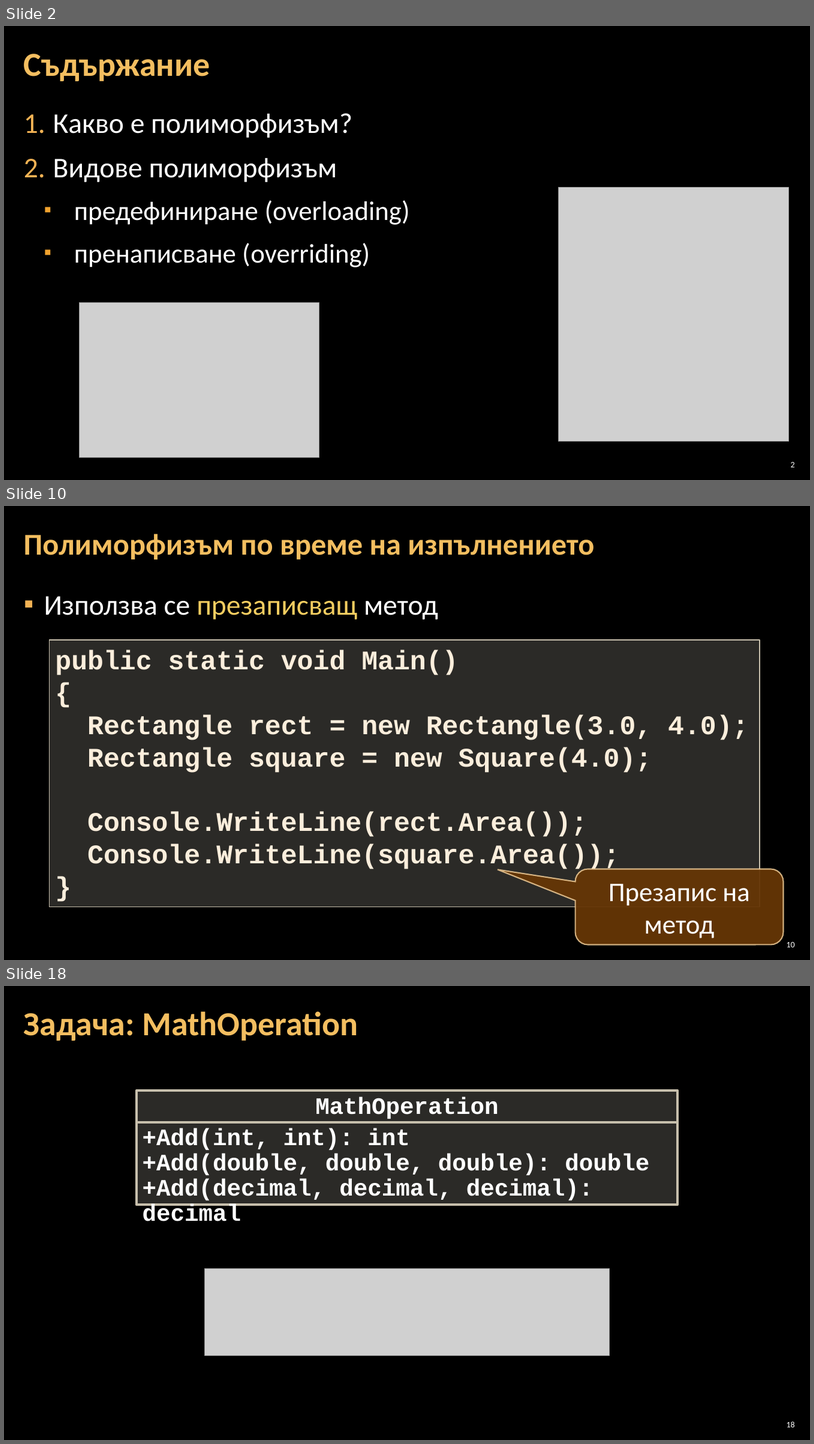
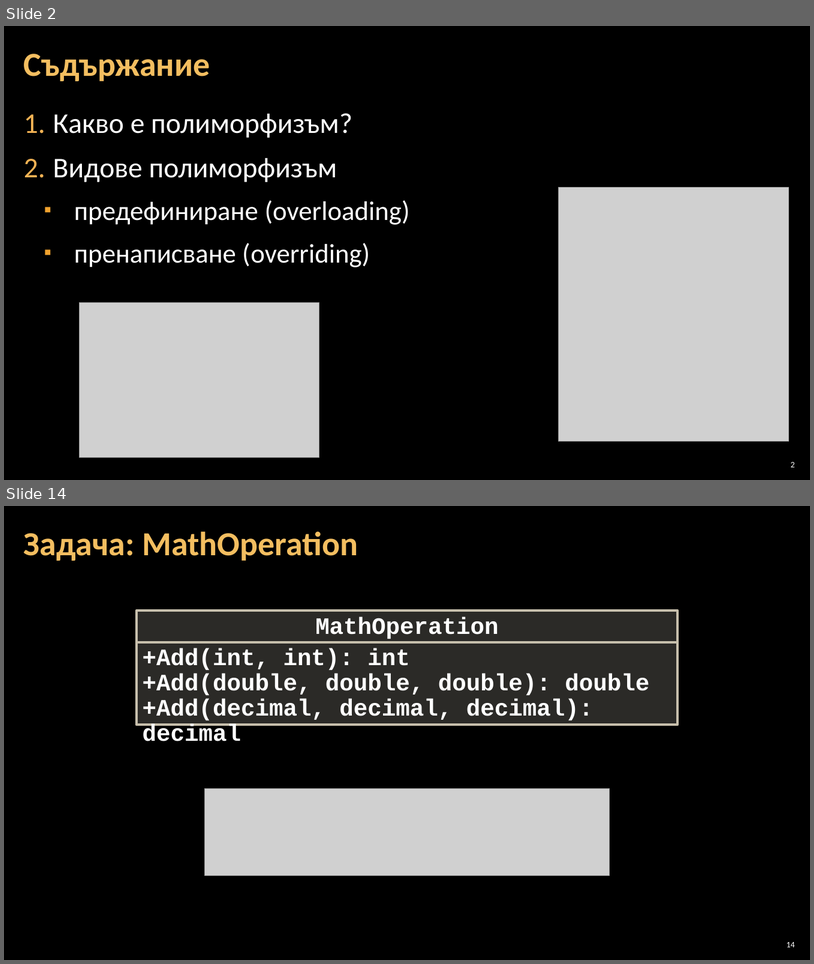
Before and after one commit to BG-IT-Edu/Free-Content, a slide deck: dmanolov/Информатика 11 клас, ПП (C#)/М1.Обектно-ориентирано проектиране и програмиране/06.Полиморфизъм/06.Полиморфизъм.pptx. Shown one above the other, each under a label of ours: slides 2, 10 and 18 before the commit, slides 2 and 14 after it; the slides between them are not shown. The pictures are 814x1444 and 814x964 pixels, drawn with LibreOffice and Linux fonts; fonts in the diff are those of the drawing; grey boxes stand for pictures; background and template pictures are left out. Boxes give left, top, right and bottom in pixels: in the first picture for what was removed or moved away, otherwise in the second. Text is boxed around its words. In the diff, an @@ line names an element or a change of style, - is before the commit and + after.

```diff
--- a/dmanolov/Информатика 11 клас, ПП (C#)/М1.Обектно-ориентирано проектиране и програмиране/06.Полиморфизъм/06.Полиморфизъм.pptx
+++ b/dmanolov/Информатика 11 клас, ПП (C#)/М1.Обектно-ориентирано проектиране и програмиране/06.Полиморфизъм/06.Полиморфизъм.pptx
@@ slide 10 removed at bbox=[4, 506, 810, 960], background picture (left out) @@
@@ title removed at bbox=[24, 534, 594, 559] @@
-Полиморфизъм по време на изпълнението
@@ text removed at bbox=[44, 596, 438, 619] @@
-▪ Използва се презаписващ метод
@@ rectangle removed at bbox=[50, 640, 760, 906] @@
-public static void Main()
-{
-Rectangle rect = new Rectangle(3.0, 4.0);
-Rectangle square = new Square(4.0);
-Console.WriteLine(rect.Area());
-Console.WriteLine(square.Area());
-}
@@ rounded speech box removed at bbox=[576, 869, 784, 945] @@
-Презапис на метод
@@ page number removed at bbox=[787, 942, 795, 947] @@
-10
@@ what was slide 18 is now slide 14 @@
@@ page number at bbox=[787, 942, 795, 947]: text changed @@
-18
+14
```
Also in this commit, not shown: 10 slides changed, 2 slides added, 5 other slides removed, 1 other file.
